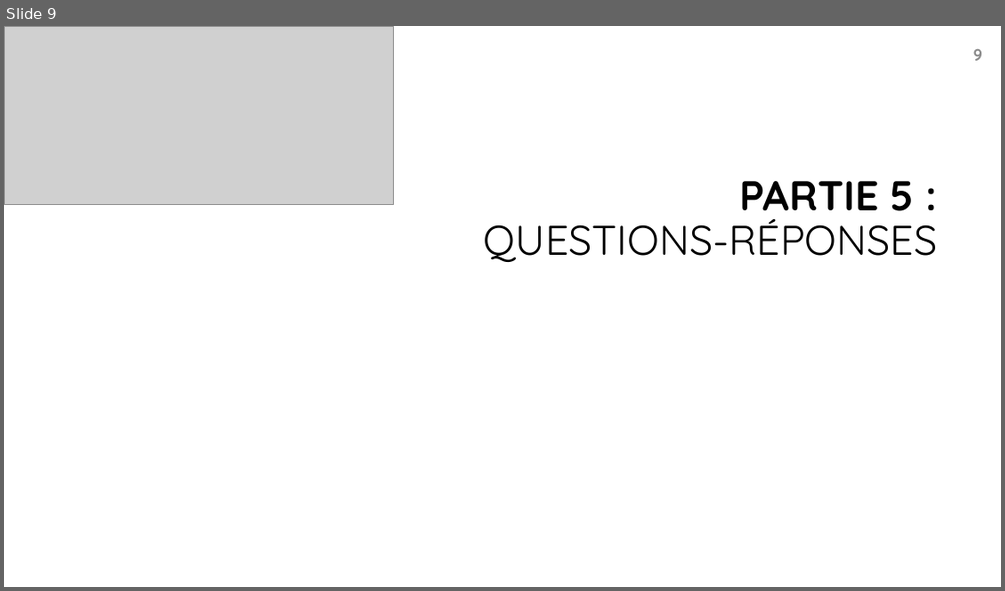
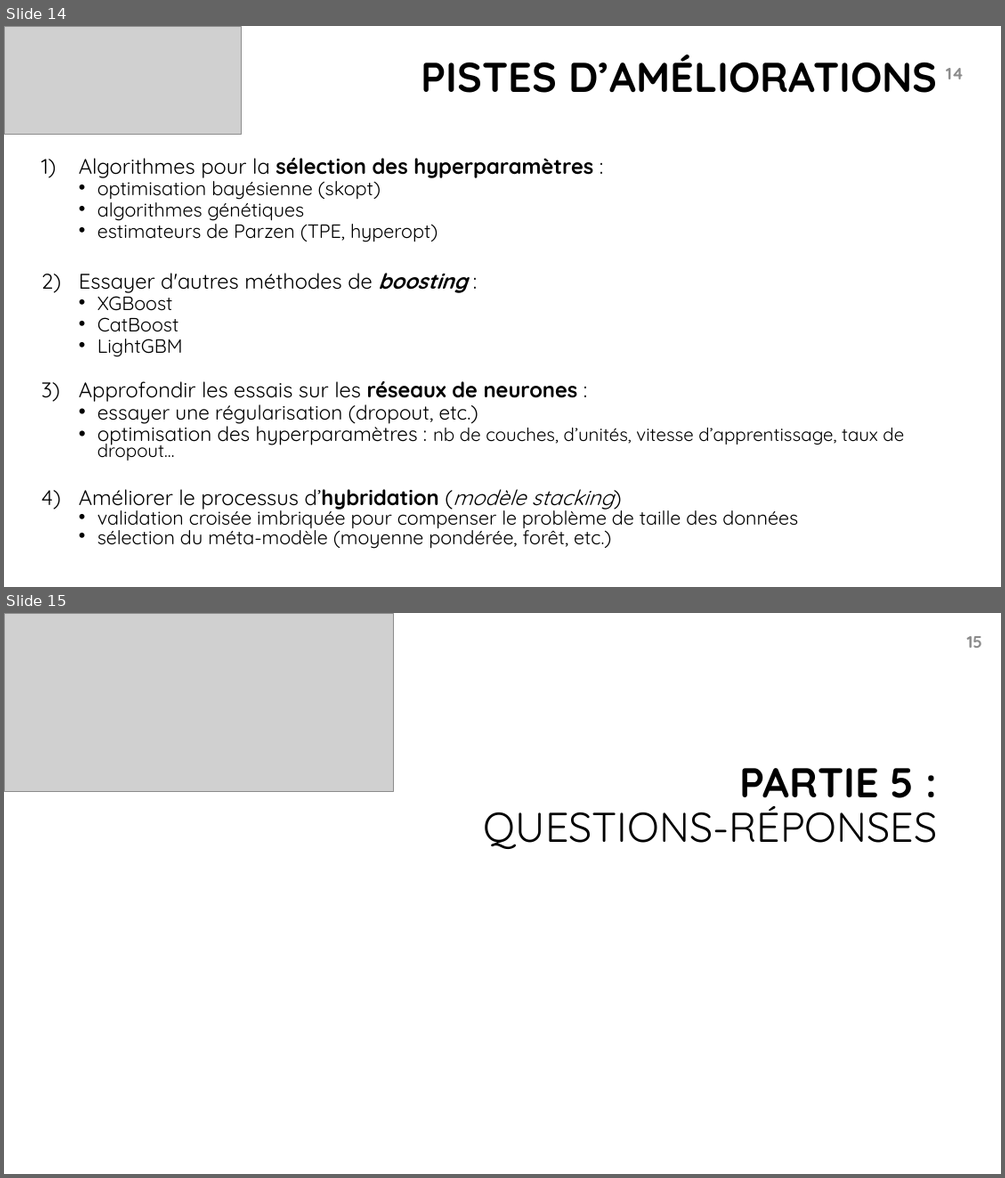
Before and after one commit to bayethiernodiop/Parcours-Data-Scientist, a slide deck: projet4/projet4.pptx. Shown one above the other, each under a label of ours: slide 9 before the commit, slides 14 and 15 after it. The pictures are 1005x591 and 1005x1178 pixels, drawn with LibreOffice and Linux fonts; fonts in the diff are those of the drawing; grey boxes stand for pictures; background and template pictures are left out. Boxes give left, top, right and bottom in pixels: in the first picture for what was removed or moved away, otherwise in the second. Text is boxed around its words. In the diff, an @@ line names an element or a change of style, - is before the commit and + after.

```diff
--- a/projet4/projet4.pptx
+++ b/projet4/projet4.pptx
@@ slide 14 added at bbox=[4, 26, 1001, 587], background #FFFFFF @@
@@ picture added at bbox=[4, 26, 241, 135] @@
@@ title added at bbox=[421, 54, 937, 93], 40 pt, text #000000, bold @@
+PISTES D’AMÉLIORATIONS
@@ page number added at bbox=[946, 68, 963, 79], 16 pt, text #8C8C8C, bold @@
+14
@@ text added at bbox=[79, 158, 904, 548], 18.5 pt, text #000000 @@
+1) Algorithmes pour la sélection des hyperparamètres :
+  • optimisation bayésienne (skopt)
+  • algorithmes génétiques
+  • estimateurs de Parzen (TPE, hyperopt)
+2) Essayer d'autres méthodes de boosting :
+  • XGBoost
+  • CatBoost
+  • LightGBM
+  3) Approfondir les essais sur les réseaux de neurones :
+  • essayer une régularisation (dropout, etc.)
+  • optimisation des hyperparamètres : nb de couches, d’unités, vitesse d’apprentissage, taux de dropout…
+  4) Améliorer le processus d’hybridation (modèle stacking)
+  • validation croisée imbriquée pour compenser le problème de taille des données
+  • sélection du méta-modèle (moyenne pondérée, forêt, etc.)
@@ what was slide 9 is now slide 15 @@
@@ page number at bbox=[967, 636, 983, 648]: text changed @@
-9
+15
```
Also in this commit, not shown: 4 slides changed, 6 other slides added, 1 slide removed, 7 other files.
